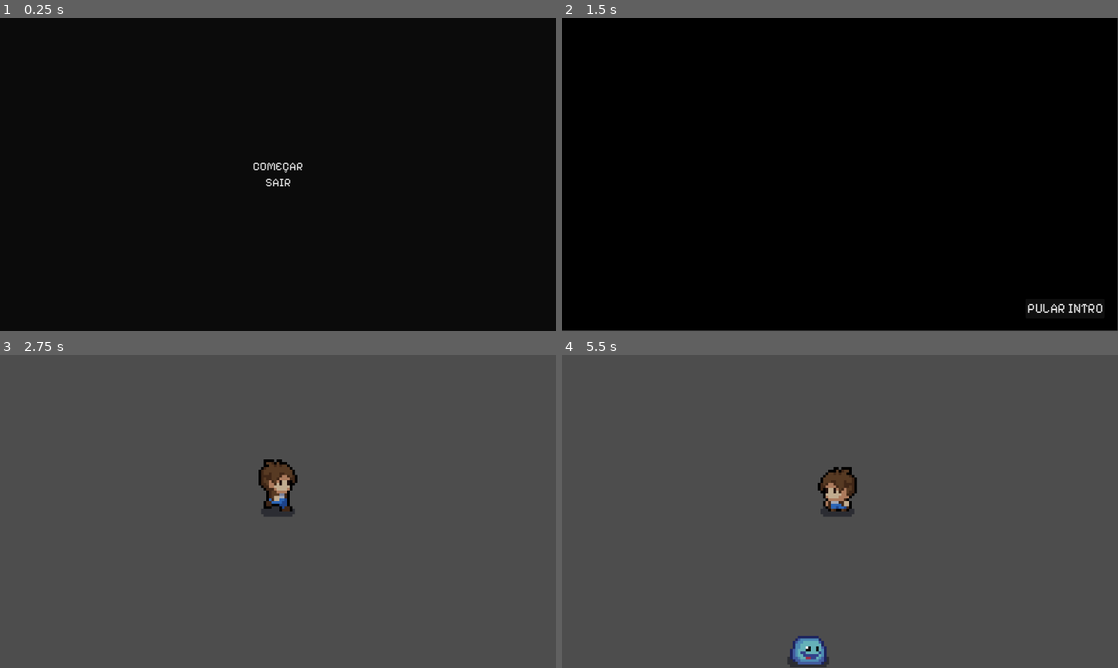
Above: before the commit, frames 1-4 (two rows, left to right).
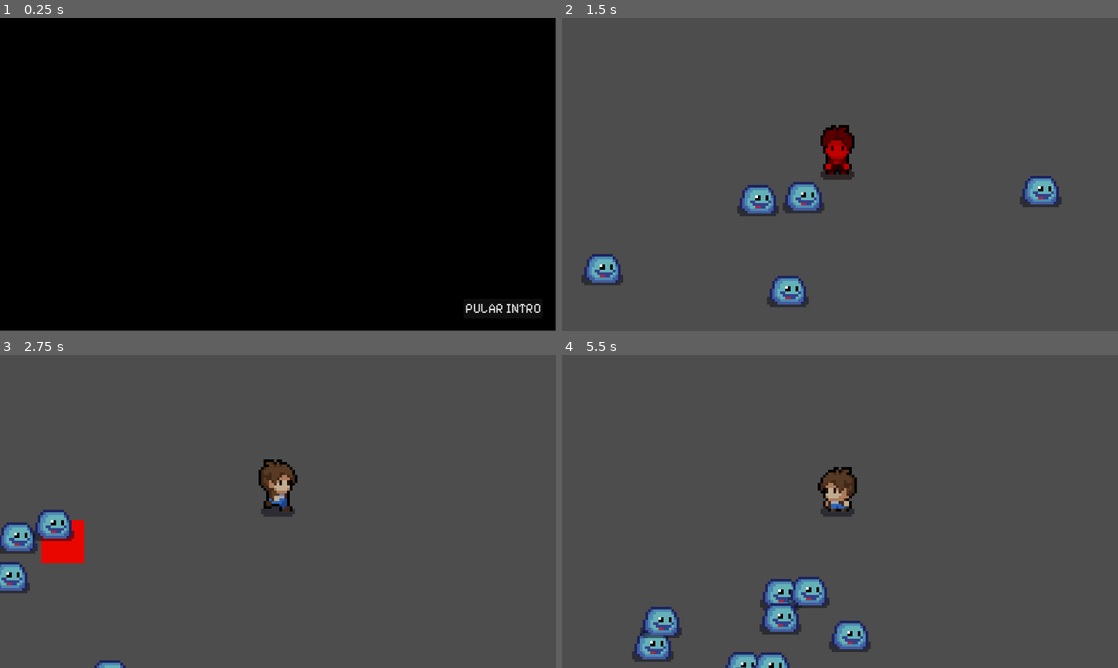
Above: after the commit, the same moments.

Repository: BellaFGS/EscapeMine
Game: Godot game, scene res://telas/intro_video.tscn
Same seed, same stepped clock (60 frames per second), same inputs: the game is played once before the commit and once after it. Before the commit the project starts from res://telas/tela_inicial.tscn. Video files are missing from this copy of the repository; at most half a second of black plays in their place.
Inputs (mouse positions are in pixels of both pictures, inside the frame that each line leads up to):
- Up to frame 1 (0.25 s): no input
- Up to frame 2 (1.5 s): click (1062, 309) at 0.5 s, where only the run after the commit has a clickable "PULAR INTRO"; click "COMEÇAR" at 1.25 s
- Up to frame 3 (2.75 s): move the mouse to (400, 495) at 2.02 s; hold D (right) from 2.03 s (still down); click (400, 495) at 2.1 s
- Up to frame 4 (5.5 s): move the mouse to (728, 527) at 2.77 s; release D (right) at 2.78 s; hold S (down) 2.78-3.53 s; click (728, 527) at 2.85 s; move the mouse to (895, 442) at 3.52 s; hold D (right) 3.53-4.28 s; click (895, 442) at 3.6 s; move the mouse to (812, 574) at 4.27 s; hold Up (up) 4.28-5.03 s; click (812, 574) at 4.35 s; move the mouse to (1006, 558) at 5.02 s; hold A (left) from 5.03 s (still down); click (1006, 558) at 5.1 s

The runs differ from the first frame. In frame 1, 0.8% of the frame differs, in the area x 0-100%, y 0-100%; in frame 2, 99%; in frame 3, 2.5%; in frame 4, 4.5%.

Commit message:
Finalizado

Diff:
--- a/escape-mine/project.godot
+++ b/escape-mine/project.godot
@@ -11,7 +11,7 @@
 [application]
 
 config/name="EscapeMine"
-run/main_scene="uid://dksbfkgy1rgxf"
+run/main_scene="uid://25f6msodd5sj"
 config/features=PackedStringArray("4.6", "GL Compatibility")
 config/icon="res://icon.svg"
 
--- a/escape-mine/scenes/main.tscn
+++ b/escape-mine/scenes/main.tscn
@@ -16,4 +16,31 @@
 [node name="Tela_Pause" parent="." unique_id=1788756212 instance=ExtResource("3_sugp2")]
 
 [node name="EnemySpawner" parent="." unique_id=346873360 instance=ExtResource("1_tbgi4")]
-position = Vector2(167, 512)
+position = Vector2(-219, 220)
+
+[node name="EnemySpawner2" parent="." unique_id=317786326 instance=ExtResource("1_tbgi4")]
+position = Vector2(691, 813)
+
+[node name="EnemySpawner3" parent="." unique_id=827817483 instance=ExtResource("1_tbgi4")]
+position = Vector2(1551, 396)
+
+[node name="EnemySpawner4" parent="." unique_id=2134977065 instance=ExtResource("1_tbgi4")]
+position = Vector2(675, -367)
+
+[node name="EnemySpawner5" parent="." unique_id=893714358 instance=ExtResource("1_tbgi4")]
+position = Vector2(-872, -364)
+
+[node name="EnemySpawner6" parent="." unique_id=1156969487 instance=ExtResource("1_tbgi4")]
+position = Vector2(-775, 775)
+
+[node name="EnemySpawner7" parent="." unique_id=2000100603 instance=ExtResource("1_tbgi4")]
+position = Vector2(-241, 1387)
+
+[node name="EnemySpawner8" parent="." unique_id=1005074069 instance=ExtResource("1_tbgi4")]
+position = Vector2(1711, 1287)
+
+[node name="EnemySpawner9" parent="." unique_id=774030156 instance=ExtResource("1_tbgi4")]
+position = Vector2(1711, -453)
+
+[node name="EnemySpawner10" parent="." unique_id=1054092780 instance=ExtResource("1_tbgi4")]
+position = Vector2(-88, -958)
--- a/escape-mine/scripts/Enemy.gd
+++ b/escape-mine/scripts/Enemy.gd
@@ -21,7 +21,9 @@
 		get_parent().add_child(item)
 		item.global_position = global_position
 
-	queue_free()
+	# desativa colisão com segurança
+	$hurtBox.set_deferred("monitoring", false)
+	call_deferred("queue_free")
 
 func _on_hurt_box_area_entered(area: Area2D) -> void:
 	print("colidiu com:", area)
--- a/escape-mine/scripts/EnemySpawner.gd
+++ b/escape-mine/scripts/EnemySpawner.gd
@@ -1,13 +1,12 @@
 extends Node2D
 
-var enemy_scene: PackedScene
+@export var enemy_scene: PackedScene
 var intervalo = 5.0
 var timer = 0
 
 func _process(delta):
 	if GameManager.estado != "RUNNING":
 		return
-
 	timer -= delta
 
 	if timer <= 0:
--- a/escape-mine/scripts/intro_video.gd
+++ b/escape-mine/scripts/intro_video.gd
@@ -2,8 +2,8 @@
 
 
 func _on_video_stream_player_finished() -> void:
-	get_tree().change_scene_to_file("res://scenes/main.tscn")
+	get_tree().change_scene_to_file("res://telas/tela_inicial.tscn")
 
 
 func _on_button_pressed() -> void:
-	get_tree().change_scene_to_file("res://scenes/main.tscn")
+	get_tree().change_scene_to_file("res://telas/tela_inicial.tscn")
--- a/escape-mine/scripts/player.gd
+++ b/escape-mine/scripts/player.gd
@@ -6,7 +6,7 @@
 func _ready():
 	speed = 300
 	vida = 10
-	dano = 1
+	dano = 20
 
 func _physics_process(delta):
 	var direcao = Vector2(
--- a/escape-mine/scripts/tela_inicial.gd
+++ b/escape-mine/scripts/tela_inicial.gd
@@ -3,19 +3,12 @@
 func _ready() -> void:
 	# Garantir que a tela inicial esteja visível ao iniciar o jogo
 	visible = true
-	get_tree().paused = false
 
 # Botão COMEÇAR
 func _on_btn_comecar_pressed() -> void:
-	# Troca para a cena principal do jogo
-	# Ajuste o caminho para a cena correta do seu jogo
-	get_tree().change_scene_to_file("res://telas/intro_video.tscn")
+	get_tree().change_scene_to_file("res://scenes/main.tscn")
 
 # Botão SAIR
 func _on_btn_sair_pressed() -> void:
 	# Fecha o jogo
 	get_tree().quit()
-
-# Botão RETOMAR (se quiser usar em pause)
-func _on_btn_retomar_pressed() -> void:
-	pass # Pode ser implementado se necessário
Not shown: 1 places in escape-mine/telas/intro_video.tscn that only renumber resources
Not shown, changed: escape-mine/telas/video/escapeMineIntro.ogv.uid
